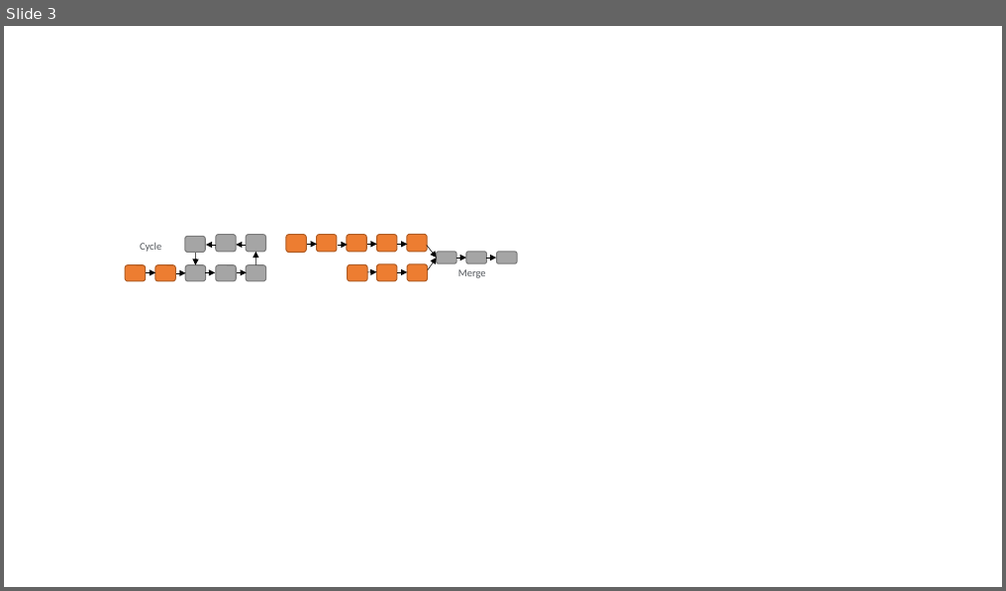
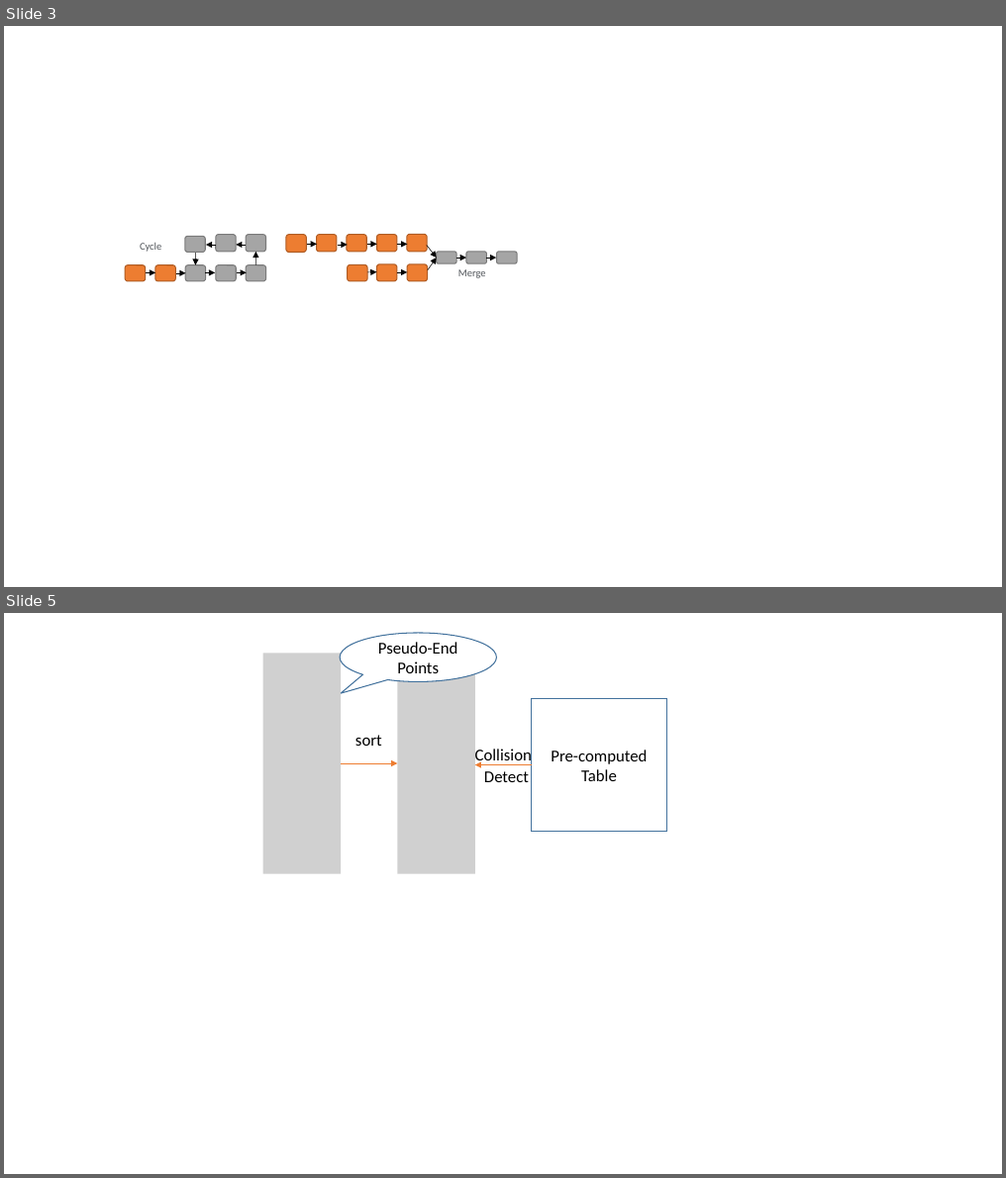
Before and after one commit to mathetian/DES, a slide deck: paper/paper.pptx. Shown one above the other, each under a label of ours: slide 3 before the commit, slides 3 and 5 after it; the slides between them are not shown. The pictures are 1006x591 and 1006x1178 pixels, drawn with LibreOffice and Linux fonts; fonts in the diff are those of the drawing; grey boxes stand for pictures. Boxes give left, top, right and bottom in pixels: in the first picture for what was removed or moved away, otherwise in the second. Text is boxed around its words. In the diff, an @@ line names an element or a change of style, - is before the commit and + after.

```diff
--- a/paper/paper.pptx
+++ b/paper/paper.pptx
@@ slide 5 added at bbox=[4, 613, 1002, 1174], background #FFFFFF @@
@@ speech bubble added at bbox=[341, 633, 497, 681], fill #FFFFFF, outline #43739E 1 pt, 16 pt, text #000000 @@
+Pseudo-End Points
@@ picture added at bbox=[263, 653, 341, 873] @@
@@ picture added at bbox=[398, 653, 475, 873] @@
@@ rectangle added at bbox=[532, 699, 666, 831], fill #FFFFFF, outline #43739E 1 pt, 16 pt, text #000000 @@
+Pre-computed Table
@@ text added at bbox=[355, 735, 382, 746], 16 pt, text #000000 @@
+sort
@@ text added at bbox=[475, 747, 532, 764], 16 pt, text #000000 @@
+Collision
@@ arrow added from (341, 763) to (398, 763), #ED7D31 0.5 pt @@
@@ arrow added from (532, 765) to (475, 765), #ED7D31 0.5 pt @@
@@ text added at bbox=[484, 771, 529, 782], 16 pt, text #000000 @@
+Detect
```
Also in this commit, not shown: 1 other slide added, 41 other files.
